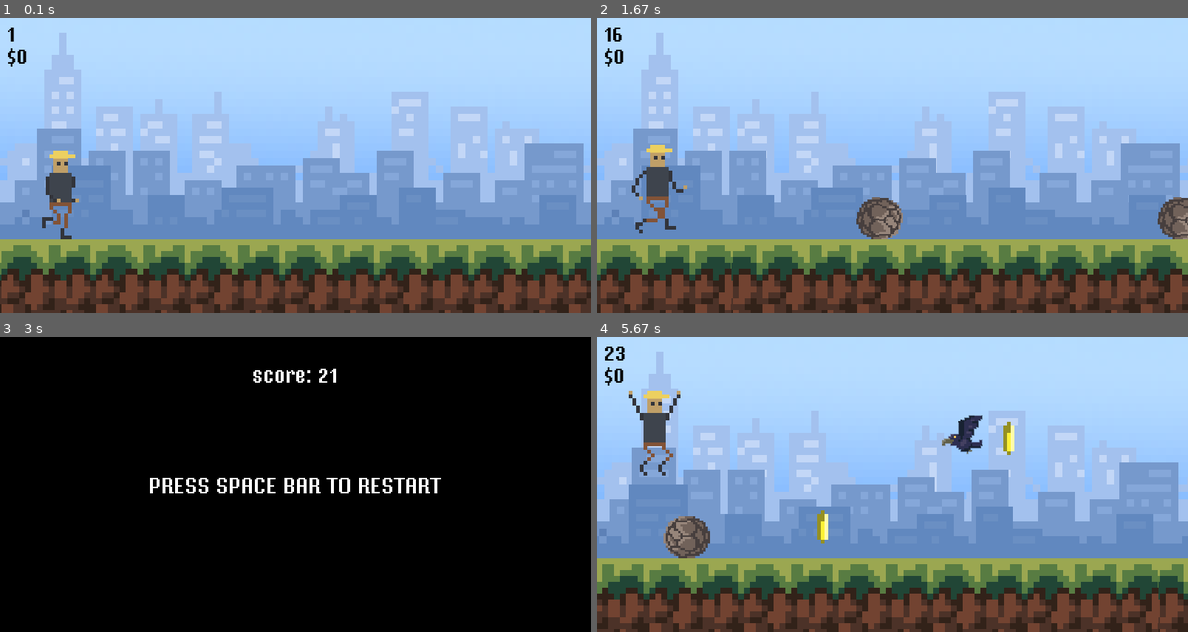
Above: before the commit, frames 1-4 (two rows, left to right).
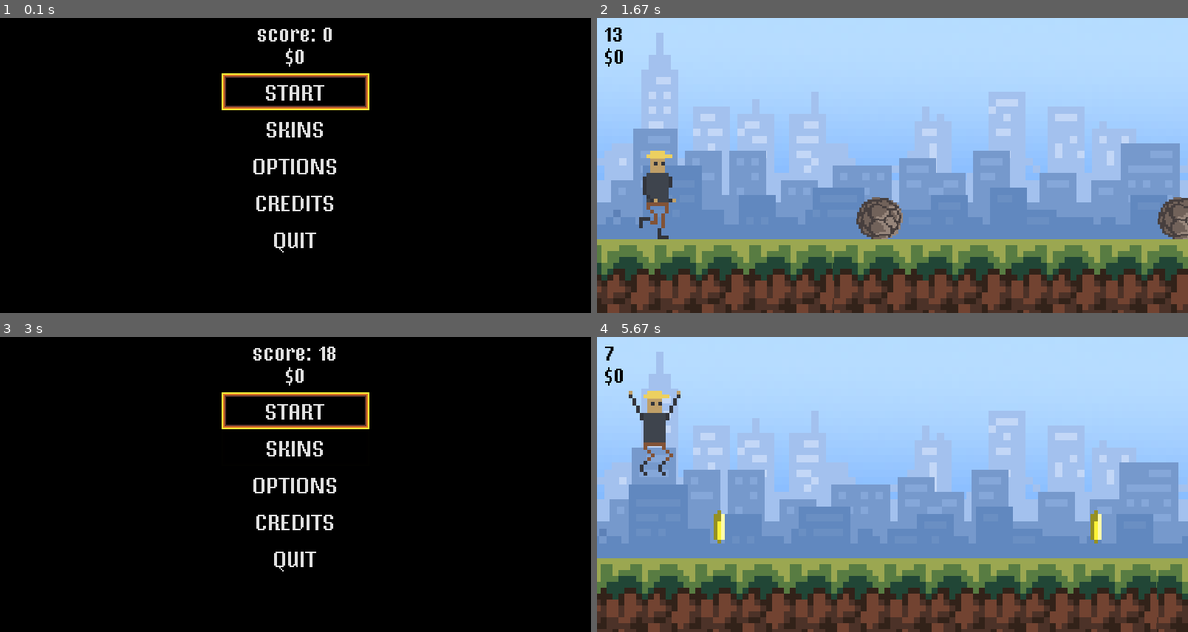
Above: after the commit, the same moments.

Repository: Dan-96/Pygame-Runner
Game: pygame game, started from main.py
Same seed, same stepped clock (60 frames per second), same inputs: the game is played once before the commit and once after it.
Inputs:
- Up to frame 1 (0.1 s): no input
- Up to frame 2 (1.67 s): tap Space at 0.33 s; hold Space 0.67-1.13 s
- Up to frame 3 (3 s): tap S at 2.17 s; hold Up 2.5-2.97 s
- Up to frame 4 (5.67 s): tap Enter at 3 s; hold Space 3.33-3.63 s; tap Space at 4.33, 4.72, 4.93, 5.48 s

The runs differ from the first frame. In frame 1, 100% of the frame differs, in the area x 0-100%, y 0-100%; in frame 2, 14%; in frame 3, 3.6%; in frame 4, 5.3%.

Commit message:
Added semi-functioning menu with start and quit options, and a function for rendering text.
Changes Made:

- Created a game menu along with a rectangle selection function.
- Added a function for rendering text to improve code readability.
- Implemented the functionality for the start and quit options.
- Positions and functionality for the menu options are not yet final and will be updated in a future commit.

Diff:
--- a/main.py
+++ b/main.py
@@ -39,7 +39,7 @@
     def player_input(self):
         keys = pygame.key.get_pressed()
         if keys[pygame.K_SPACE] and self.rect.bottom >= 300:
-            if display_score() > 10:
+            if display_score() > 5:
                 self.gravity = -15
 
     def apply_gravity(self):
@@ -52,7 +52,7 @@
         if self.rect.bottom < 300:
             self.image = self.player_jump
         else:
-            self.animation_index += 0.3
+            self.animation_index += speed / 50 # default: 50
             if self.animation_index >= len(self.player_run):
                 self.animation_index = 0
             self.image = self.player_run[int(self.animation_index)]
@@ -80,7 +80,6 @@
         self.animation_index = 0
         self.image = self.frames[self.animation_index]
         self.rect = self.image.get_rect(midbottom = (randint(900, 1100), y_pos))
-
     def animation_state(self):
         self.animation_index += 0.1
         if self.animation_index >= len(self.frames):
@@ -167,6 +166,34 @@
 def image_scaling(image, x, y):
     return pygame.transform.scale(pygame.image.load(image).convert_alpha(), (x, y))
 
+def menu_selection(pos):
+    selection_surf = pygame.image.load('Graphics/Selection.png').convert_alpha()
+    selection_rect = selection_surf.get_rect(topleft = (300, pos))
+    screen.blit(selection_surf, selection_rect)
+
+def text_render(text, color, x, y, anchor = 'center'):
+    surf = font.render(text, False, color)
+    rect = surf.get_rect()
+    if anchor == 'center':
+        rect.center = (x, y)
+    elif anchor == 'topleft':
+        rect.topleft = (x, y)
+    elif anchor == 'topright':
+        rect.topright = (x, y)
+    elif anchor == 'bottomleft':
+        rect.bottomleft = (x, y)
+    elif anchor == 'bottomright':
+        rect.bottomright = (x, y)
+    elif anchor == 'midleft':
+        rect.midleft = (x, y)
+    elif anchor == 'midright':
+        rect.midright = (x, y)
+    elif anchor == 'midtop':
+        rect.midtop = (x, y)
+    elif anchor == 'midbottom':
+        rect.midbottom = (x, y)
+    screen.blit(surf, rect)
+
 pygame.init()
 screen = pygame.display.set_mode((800, 400))
 pygame.display.set_caption('Runner')
@@ -174,10 +201,14 @@
 clock = pygame.time.Clock()
 font = pygame.font.Font('Fonts/MP16REG.ttf', 30)
 coin_spawn_random = 0
-game_active = True
+game_active = False
+options_menu = False
+menu_selection_pos = 75
 start_time = 0
 speed = 10
 money = 0
+score = 0
+alpha = 0
 
 
 # Groups
@@ -188,11 +219,11 @@
 
 coin_group = pygame.sprite.Group()
 
-# Background colour
+# Background
 background_surf = image_scaling('Graphics/Background.png', 800, 400)
 
 # Ground
-ground_surf = pygame.image.load('Graphics/Ground.png').convert()
+ground_surf = pygame.image.load('Graphics/Ground.png').convert_alpha()
 ground_img_width = ground_surf.get_width()
 ground_x1 = 0
 ground_x2 = ground_img_width
@@ -234,21 +265,54 @@
         if event.type == pygame.QUIT:
             pygame.quit()
             exit()
+
         if game_active:
             if event.type == obstacle_spawn_timer:
                 obstacle_group.add(Obstacle(choice(['bird', 'boulder', 'boulder'])))
-
             if event.type == coin_spawn_timer:
                 coin_group.add(Coin())
-
             if event.type == obstacle_speed:
                 speed += 0.01 # default: 0.01
 
+        elif options_menu:
+            menu_selection_pos = 175
+            if event.type == pygame.KEYDOWN:
+                if event.key == pygame.K_SPACE or event.key == pygame.K_RETURN:
+                    if menu_selection_pos == 175:
+                        options_menu = False
+                        menu_selection_pos = 75
+                if event.key == pygame.K_DOWN:
+                    menu_selection_pos += 50
+                    if menu_selection_pos >= 175:
+                        menu_selection_pos = 175
+                    print(menu_selection_pos)
+                if event.key == pygame.K_UP:
+                    menu_selection_pos -= 50
+                    if menu_selection_pos <= 175:
+                        menu_selection_pos = 175
+                    print(menu_selection_pos)
         else:
             if event.type == pygame.KEYDOWN:
-                if event.key == pygame.K_SPACE:
-                    start_time = pygame.time.get_ticks()
-                    game_active = True
+                if event.key == pygame.K_SPACE or event.key == pygame.K_RETURN:
+                    if menu_selection_pos == 75:
+                        start_time = pygame.time.get_ticks()
+                        game_active = True
+                    if menu_selection_pos == 275:
+                        pygame.quit()
+                        exit()
+                    if menu_selection_pos == 175:
+                        options_menu = True
+                if event.key == pygame.K_s or event.key == pygame.K_DOWN:
+                    menu_selection_pos += 50
+                    if menu_selection_pos >= 275:
+                        menu_selection_pos = 275
+                    print(menu_selection_pos)
+                if event.key == pygame.K_w or event.key == pygame.K_UP:
+                    menu_selection_pos -= 50
+                    if menu_selection_pos <= 75:
+                        menu_selection_pos = 75
+                    print(menu_selection_pos)
+
 
     if game_active:
         # Background
@@ -260,10 +324,9 @@
 
         # Score and money display
         score = display_score()
-        money_message = font.render(f'${int(money)}', True, 'black')
-        money_message_rect= money_message.get_rect(midleft = (10, 50))
-        screen.blit(money_message, money_message_rect)
-        # Player
+        text_render(f'${int(money)}', 'black', 10, 50, 'midleft')
+
+        # Drawing
         player_group.update()
         player_group.draw(screen)
         obstacle_group.draw(screen)
@@ -272,15 +335,26 @@
         coin_group.update()
         game_active = player_collisions(obstacle_group, True)
 
+    elif options_menu:
+        screen.fill('black')
+        text_render('BACK', 'white', 400, 200)
+        menu_selection(menu_selection_pos)
     else:
         speed = 10
-        score_surf2 = font.render('PRESS SPACE BAR TO RESTART', False, 'white')
-        score_rect2 = score_surf2.get_rect(center = (400, 200))
-        score_message = font.render(f'score: {score}', False, 'white')
-        score_message_rect = score_message.get_rect(center = (400, 50))
-        screen.fill('black')
-        screen.blit(score_message, score_message_rect)
-        screen.blit(score_surf2, score_rect2)
+        text_render('START', 'white', 400, 100)
+        text_render('SKINS', 'white', 400, 150)
+        text_render('OPTIONS', 'white', 400, 200)
+        text_render('CREDITS', 'white', 400, 250)
+        text_render('QUIT', 'white', 400, 300)
+        text_render(f'score: {score}', 'white', 400, 20)
+        text_render(f'${money}', 'white', 400, 50)
+
+        # Screen update
+        overlay = pygame.Surface((800, 400))
+        overlay.set_alpha(30)
+        overlay.fill('black')
+        screen.blit(overlay, (0, 0))
+        menu_selection(menu_selection_pos)
 
     pygame.display.update()
     clock.tick(60)
Binary file added: Graphics/Selection.png
